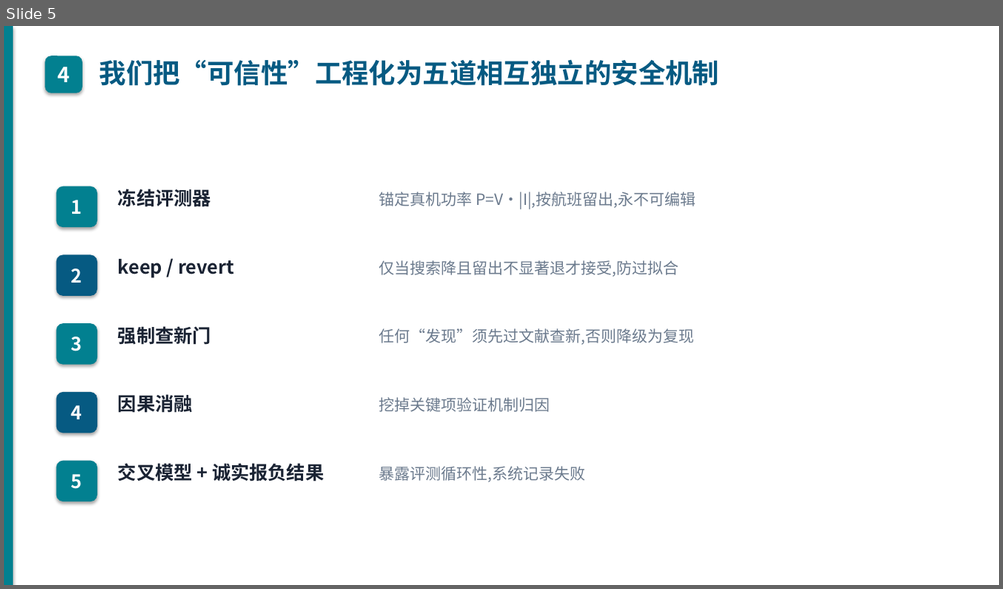
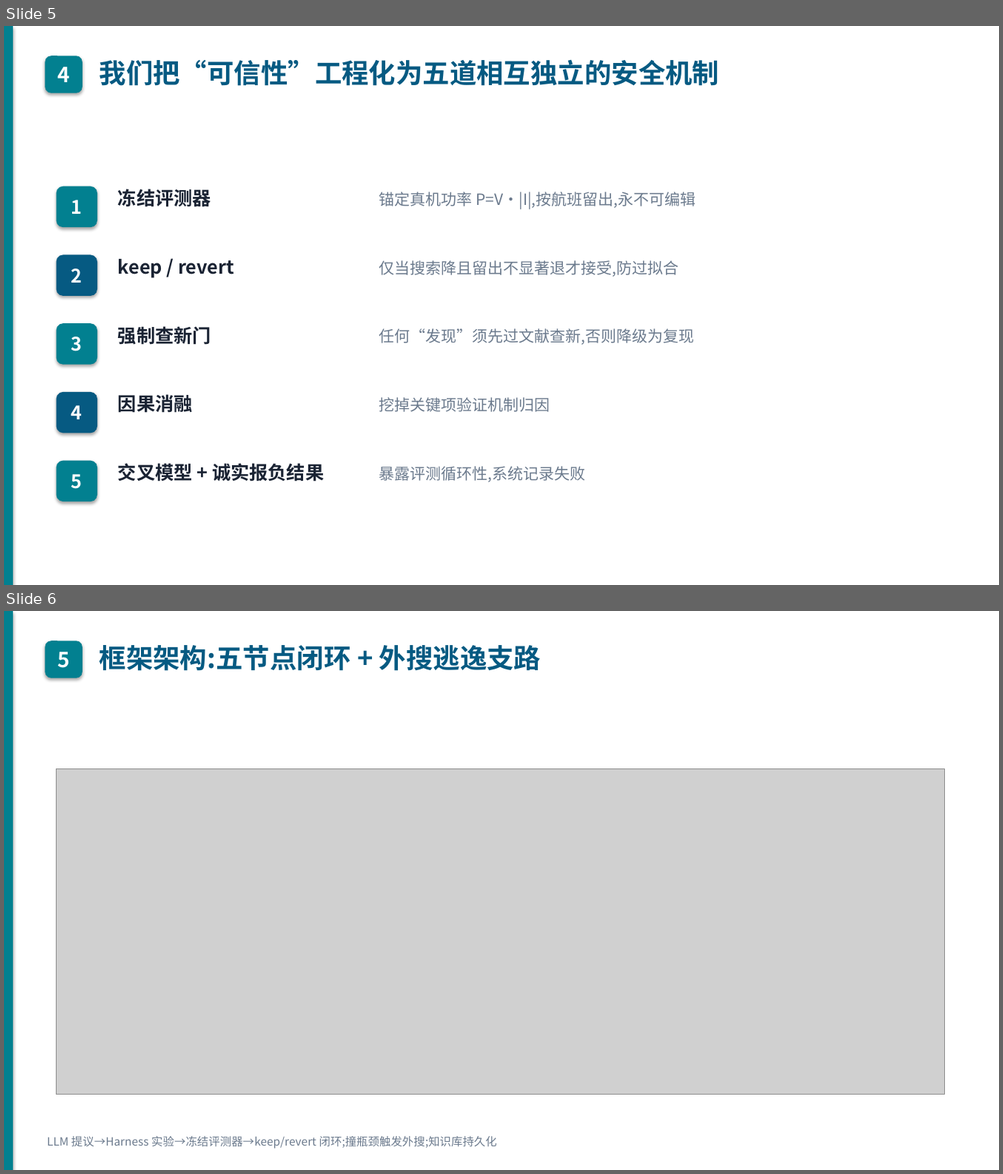
Before and after one commit to wbz0429/PathPlanningwithEnergy, a slide deck: autoresearch/energy_m100/experiments/midterm_defense.pptx. Shown one above the other, each under a label of ours: slide 5 before the commit, slides 5 and 6 after it. The pictures are 1003x589 and 1003x1174 pixels, drawn with LibreOffice and Linux fonts; fonts in the diff are those of the drawing; grey boxes stand for pictures. Boxes give left, top, right and bottom in pixels: in the first picture for what was removed or moved away, otherwise in the second. Text is boxed around its words. In the diff, an @@ line names an element or a change of style, - is before the commit and + after.

```diff
--- a/autoresearch/energy_m100/experiments/midterm_defense.pptx
+++ b/autoresearch/energy_m100/experiments/midterm_defense.pptx
@@ slide 6 added at [4,611,999,1170], background #FFFFFF @@
@@ rectangle added at [4,611,13,1170], fill #028090 @@
@@ rounded rectangle added at [45,641,82,678], fill #028090, 20 pt, text #FFFFFF, bold @@
+5
@@ text added at [99,645,540,671], 26 pt, text #065A82, bold @@
+框架架构:五节点闭环 + 外搜逃逸支路
@@ picture added at [57,769,944,1095] @@
@@ text added at [47,1136,497,1149], 11 pt, text #6B7A8D @@
+LLM 提议→Harness 实验→冻结评测器→keep/revert 闭环;撞瓶颈触发外搜;知识库持久化
```
Also in this commit, not shown: 12 slides changed, 1 other slide added, 4 other files.
